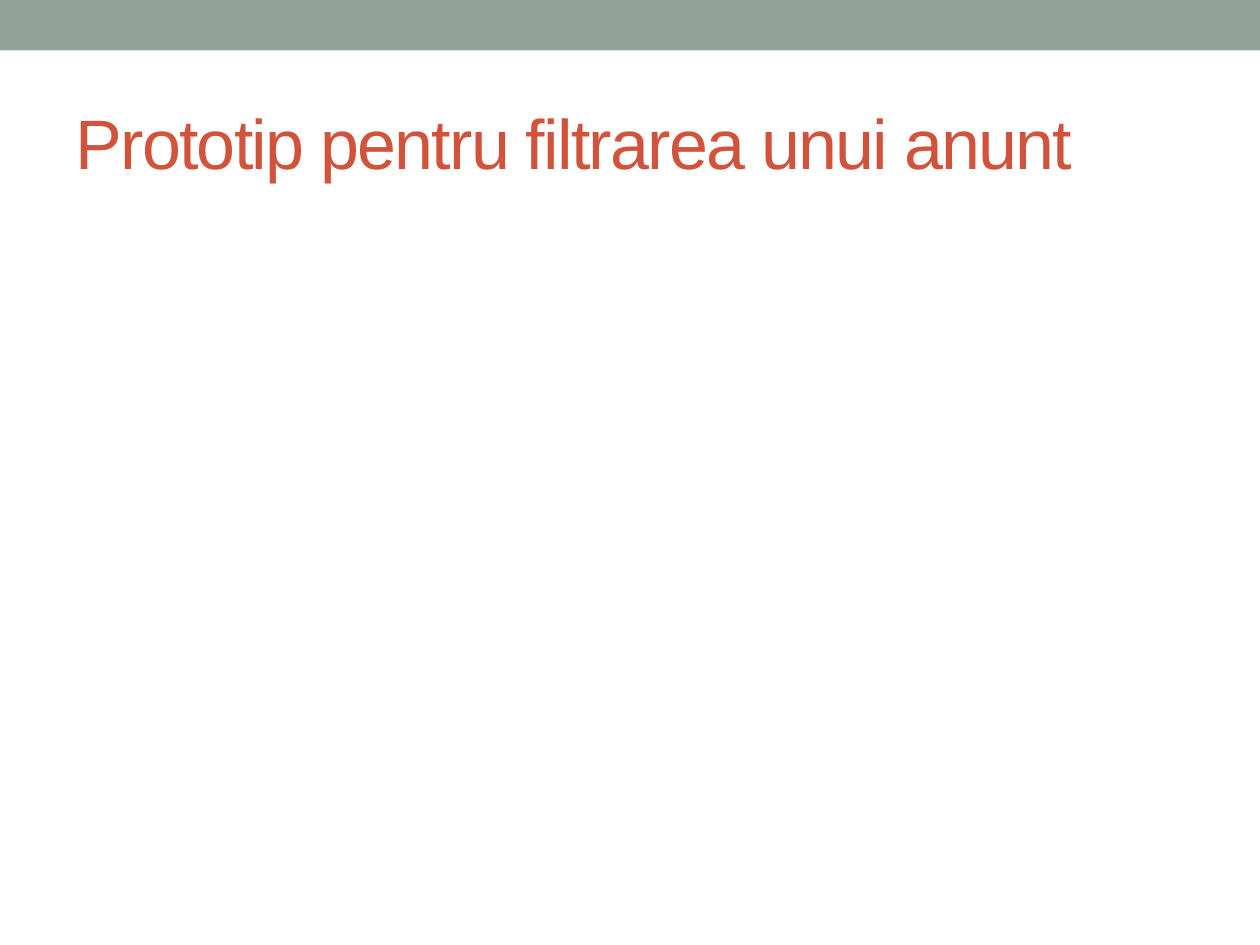
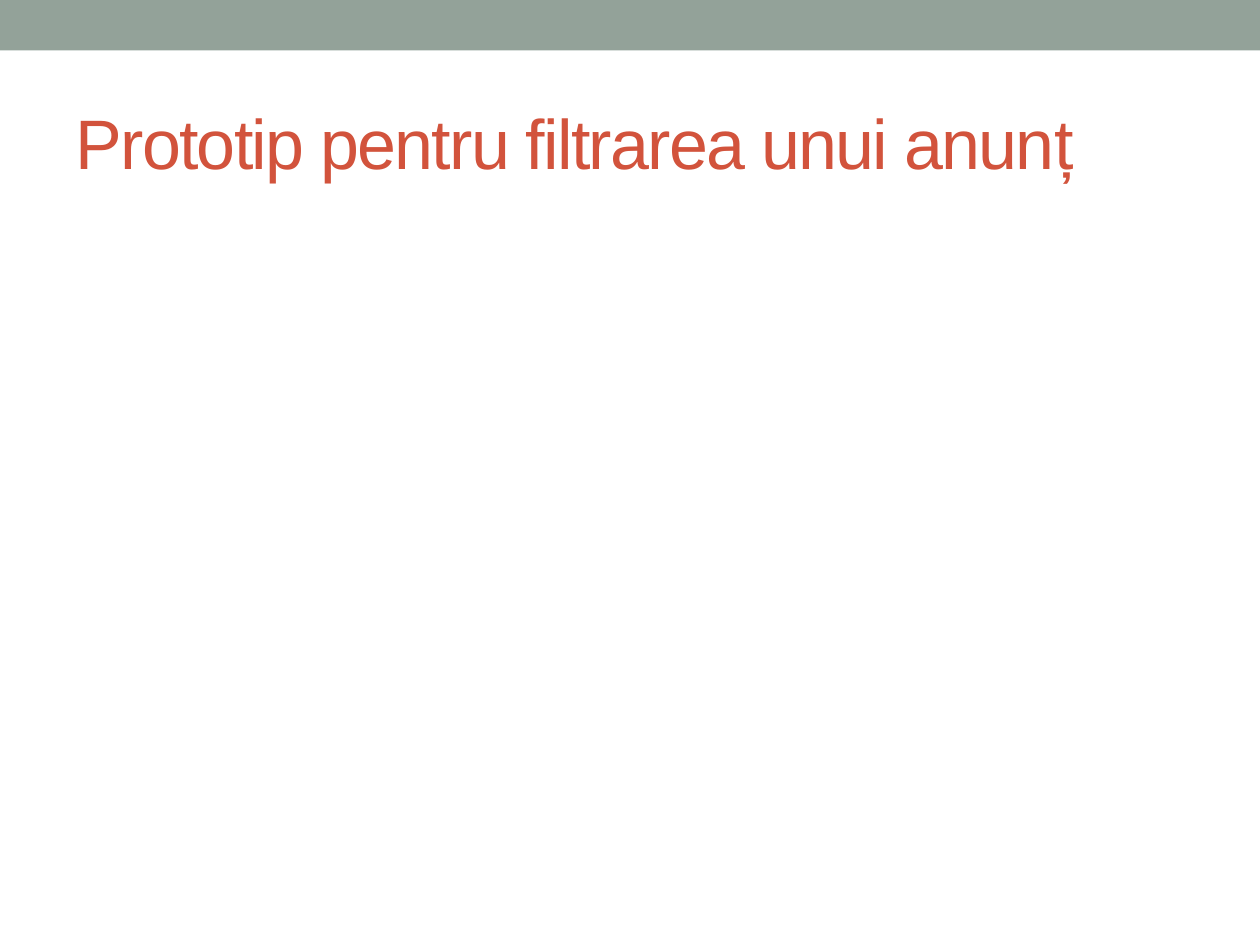
Before and after one commit to daiamarius/IoC-Proiect, a slide deck: slide 9 of Prezentare Imobiliare.pptx. Drawn at 1260x945 pixels with LibreOffice and Linux fonts; fonts in the diff are those of the drawing. Boxes give left, top, right and bottom in pixels: in the first picture for what was removed or moved away, otherwise in the second. Text is boxed around its words. In the diff, an @@ line names an element or a change of style, - is before the commit and + after.

```diff
--- a/Prezentare Imobiliare.pptx
+++ b/Prezentare Imobiliare.pptx
@@ title at [76,118,1074,182]: text changed @@
-Prototip pentru filtrarea unui anunt
+Prototip pentru filtrarea unui anunț
```
Also in this commit, not shown: 9 other slides changed.
